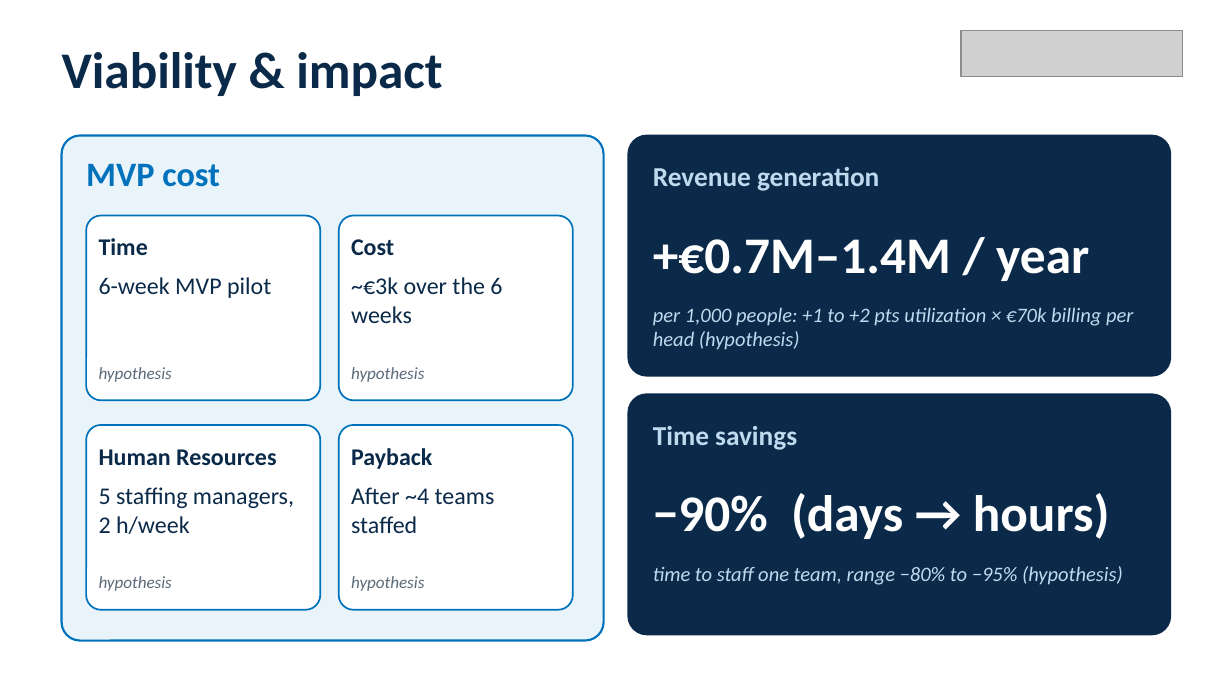
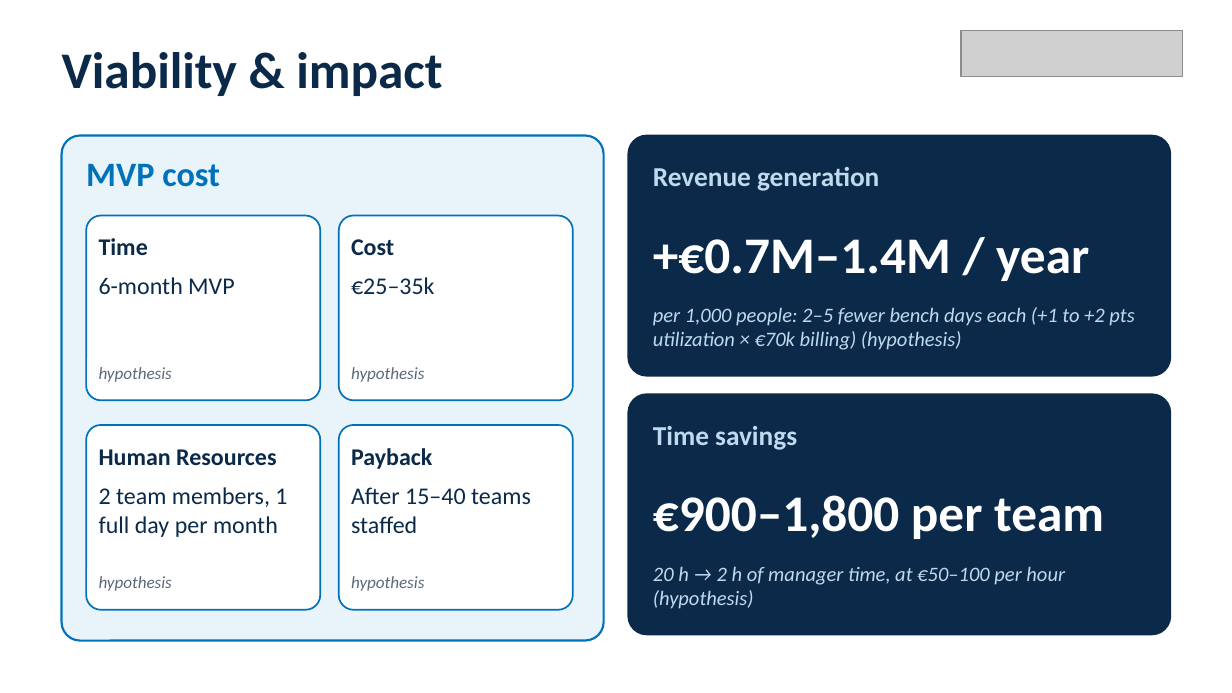
Before and after one commit to igagmol/hackaton-saturday, a slide deck: slide 4 of pitch/NTTDATA_pitch_deck.pptx. Drawn at 1232x693 pixels with LibreOffice and Linux fonts; fonts in the diff are those of the drawing; grey boxes stand for pictures. Boxes give left, top, right and bottom in pixels: in the first picture for what was removed or moved away, otherwise in the second. Text is boxed around its words. In the diff, an @@ line names an element or a change of style, - is before the commit and + after.

```diff
--- a/pitch/NTTDATA_pitch_deck.pptx
+++ b/pitch/NTTDATA_pitch_deck.pptx
@@ text at bbox=[99, 277, 234, 294]: text changed @@
-6-week MVP pilot
+6-month MVP
@@ text at bbox=[351, 277, 435, 294]: text changed @@
-~€3k over the 6 weeks
+€25–35k
@@ text at bbox=[653, 307, 1134, 350]: text changed @@
-per 1,000 people: +1 to +2 pts utilization × €70k billing per head (hypothesis)
+per 1,000 people: 2–5 fewer bench days each (+1 to +2 pts utilization × €70k billing) (hypothesis)
@@ text at bbox=[99, 487, 287, 537]: text changed @@
-5 staffing managers, 2 h/week
+2 team members, 1 full day per month
@@ text at bbox=[351, 487, 531, 533]: text changed @@
-After ~4 teams staffed
+After 15–40 teams staffed
@@ text at bbox=[653, 495, 1104, 539]: text changed @@
-−90% (days → hours)
+€900–1,800 per team
@@ text at bbox=[653, 566, 1065, 609]: text changed @@
-time to staff one team, range −80% to −95% (hypothesis)
+20 h → 2 h of manager time, at €50–100 per hour (hypothesis)
```
Also in this commit, not shown: 1 other slide changed, 3 other files.
